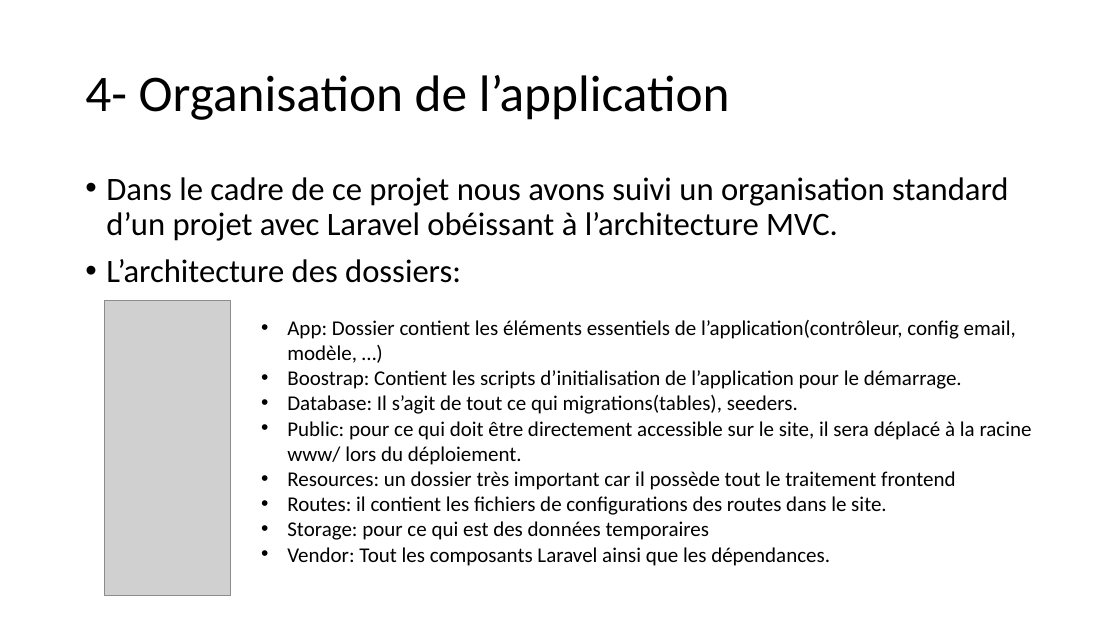
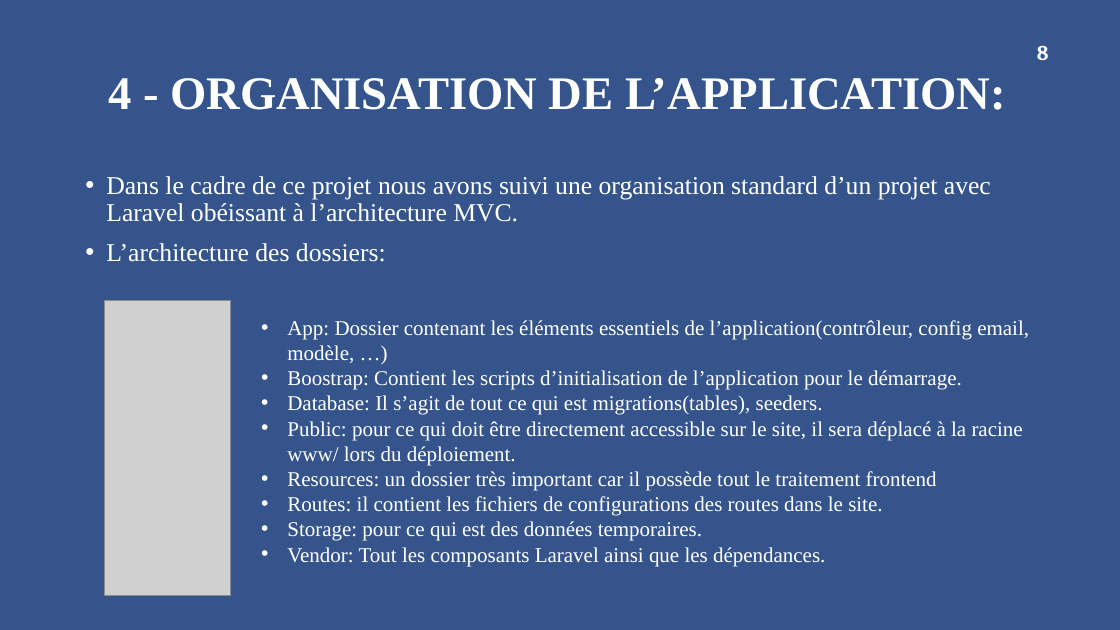
Before and after one commit to sowmangas/rendu-devoir, a slide deck: slide 8 of Documents/Presentation Application web de rendu de devoirs.pptx. Drawn at 1120x630 pixels with LibreOffice and Linux fonts; fonts in the diff are those of the drawing; grey boxes stand for pictures; background and template pictures are left out. Boxes give left, top, right and bottom in pixels: in the first picture for what was removed or moved away, otherwise in the second. Text is boxed around its words. In the diff, an @@ line names an element or a change of style, - is before the commit and + after.

```diff
--- a/Documents/Presentation Application web de rendu de devoirs.pptx
+++ b/Documents/Presentation Application web de rendu de devoirs.pptx
@@ background #FFFFFF to #36548C @@
@@ page number added at [1037, 45, 1049, 60], 18 pt, text #FFFFFF, bold @@
+8
@@ title at [108, 78, 1006, 110]: text changed; size 44 to 40 pt; font Calibri to Times New Roman; text colour #000000 to #FFFFFF; bold on @@
-4- Organisation de l’application
+4 - ORGANISATION DE L’APPLICATION:
@@ text at [106, 176, 991, 222]: text changed; size 28 to 22 pt; font Calibri to Times New Roman; text colour #000000 to #FFFFFF @@
-• Dans le cadre de ce projet nous avons suivi un organisation standard d’un projet avec Laravel obéissant à l’architecture MVC.
+• Dans le cadre de ce projet nous avons suivi une organisation standard d’un projet avec Laravel obéissant à l’architecture MVC.
@@ text at [106, 243, 386, 262]: size 28 to 22 pt, font Calibri to Times New Roman, text colour #000000 to #FFFFFF in "L’architecture des dossiers:" @@
@@ text at [287, 320, 1029, 363]: text changed; font Calibri to Times New Roman; text colour #000000 to #FFFFFF @@
-• App: Dossier contient les éléments essentiels de l’application(contrôleur, config email, modèle, …)
+• App: Dossier contenant les éléments essentiels de l’application(contrôleur, config email, modèle, …)
@@ text at [287, 370, 1023, 566]: font Calibri to Times New Roman, text colour #000000 to #FFFFFF in "Boostrap: Contient les scripts d’initialisation de l’applica ...", "Public: pour ce qui doit être directement ...", "Resources: un dossier très important car il ...", "Routes: il contient les fichiers de configurations ..." and 1 more places @@
@@ text at [287, 395, 823, 415]: text changed; font Calibri to Times New Roman; text colour #000000 to #FFFFFF @@
-• Database: Il s’agit de tout ce qui migrations(tables), seeders.
+• Database: Il s’agit de tout ce qui est migrations(tables), seeders.
@@ text at [287, 521, 702, 541]: text changed; font Calibri to Times New Roman; text colour #000000 to #FFFFFF @@
-• Storage: pour ce qui est des données temporaires
+• Storage: pour ce qui est des données temporaires.
```
Also in this commit, not shown: 13 other slides changed, 3 other files.
